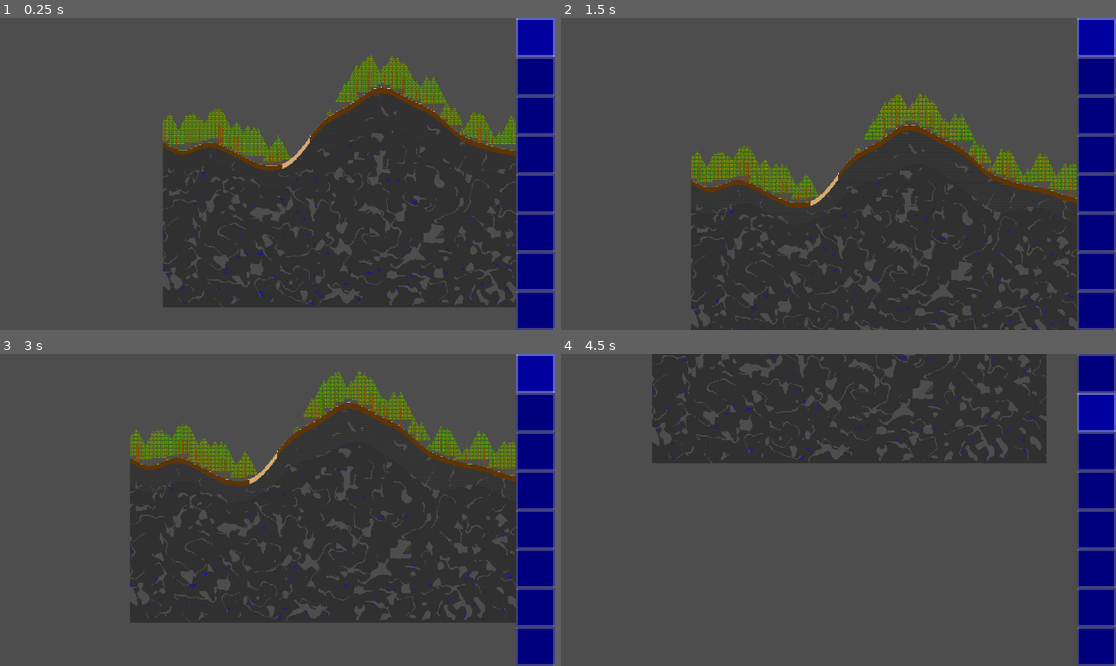
Above: before the commit, frames 1-4 (two rows, left to right).
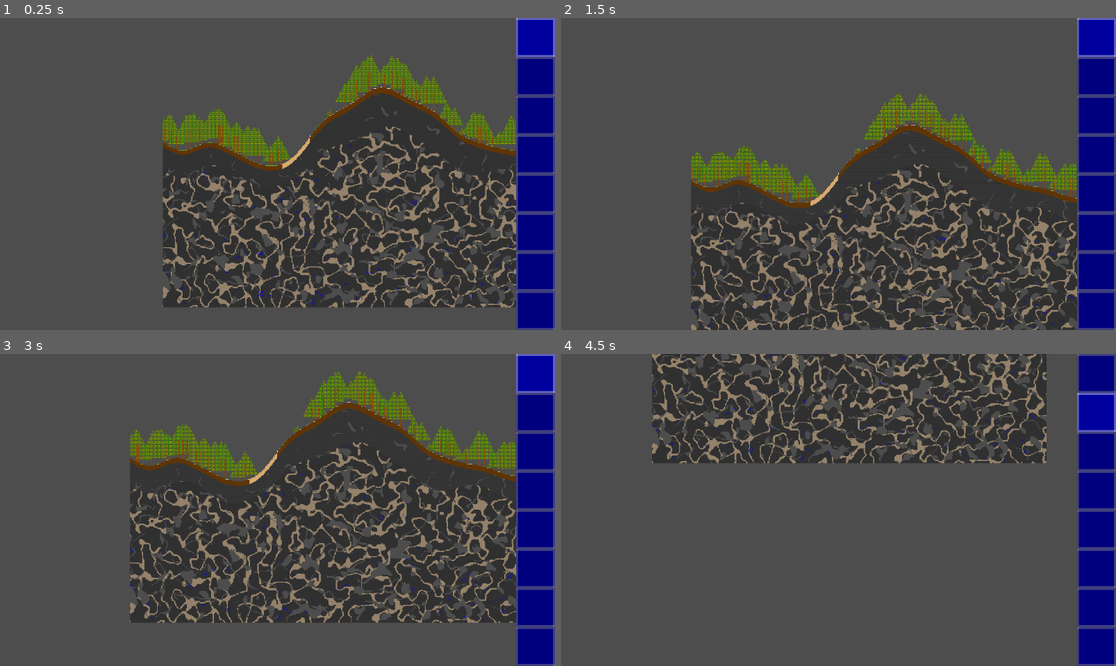
Above: after the commit, the same moments.

Repository: TwigGlenn4/BlockForge
Game: Godot game, scene res://scenes/GameScene/game_scene.tscn
Two runs of this game, one before a commit and one after it. Both use one fixed random seed, a clock stepped at 60 frames per second and the inputs below.
Inputs (mouse positions are in pixels of both pictures, inside the frame that each line leads up to):
- Up to frame 1 (0.25 s): no input
- Up to frame 2 (1.5 s): click (1093, 36) at 0.52 s; click (1093, 36) at 1.27 s
- Up to frame 3 (3 s): click (532, 372) at 2.02 s; tap Enter (ui_accept) at 2.75 s; move the mouse to (399, 494) at 2.77 s; hold Down (camera_pan_down) from 2.78 s (still down)
- Up to frame 4 (4.5 s): tap Enter (ui_accept) at 3.02, 3.77, 4.25 s; move the mouse to (727, 525) at 3.52 s; release Down (camera_pan_down) at 3.53 s; tap Left (camera_pan_left) at 3.6 s; move the mouse to (894, 441) at 4.27 s; hold Right (camera_pan_right) from 4.28 s (still down)

The runs differ from the first frame. In frame 1, 6.3% of the frame differs, in the area x 29-93%, y 34-93%; in frame 2, 6.2%; in frame 3, 6.8%, in the area x 23-93%, y 28-87%; in frame 4, 5.1%.

Commit message:
Added Limestone!  Also made freq a parameter to gen_steps_ores, so I could use the same function to generate different levels of 'stringiness'.
Co-authored-by: Cursor <cursoragent@cursor.com>

Diff:
--- a/assets/textures/main_tileset.tres
+++ b/assets/textures/main_tileset.tres
@@ -21,6 +21,7 @@
 8:0/0 = 0
 9:0/0 = 0
 10:0/0 = 0
+11:0/0 = 0
 
 [sub_resource type="TileSetAtlasSource" id="TileSetAtlasSource_omqh2"]
 texture = ExtResource("3_lrm22")
--- a/classes/tiles.gd
+++ b/classes/tiles.gd
@@ -28,6 +28,7 @@
 	# LEAVES = {atlas=5, sprite=Vector2i(9,0), id="blockforge:leaves"},
 	LEAVES = DataTile.new("blockforge:leaves", DataTexture.new("blockforge:leaves", TERRAIN_ATLAS, Vector2i(9,0))),
 	ORE_TIN = DataTile.new("blockforge:ore_tin", DataTexture.new("blockforge:ore_tin", TERRAIN_ATLAS, Vector2i(10,0))),
+	LIMESTONE = DataTile.new("blockforge:limestone", DataTexture.new("blockforge:limestone", TERRAIN_ATLAS, Vector2i(11,0))),
 }
 
 static var PORTAL_ATLAS = 2
--- a/classes/worldgen_settings.gd
+++ b/classes/worldgen_settings.gd
@@ -15,5 +15,6 @@
 const TREE_HEIGHT_MAX = 25
 
 
-static var CAVE_TUBE_REPLACABLE = [ DataTile.tile("blockforge:stone") ]
-static var CAVE_NOODLE_REPLACABLE = [ DataTile.tile("blockforge:stone"), DataTile.tile("blockforge:cobblestone") ]
+static var CAVE_TUBE_REPLACABLE = [ DataTile.tile("blockforge:stone"), DataTile.tile("blockforge:limestone") ]
+static var CAVE_NOODLE_REPLACABLE = [ DataTile.tile("blockforge:stone"), DataTile.tile("blockforge:cobblestone"), DataTile.tile("blockforge:limestone") ]
+static var STONE_REPLACABLE = [ DataTile.tile("blockforge:stone") ]
--- a/classes/worldgen_v2.gd
+++ b/classes/worldgen_v2.gd
@@ -157,9 +157,9 @@
 
 
 ### gen_steps_ores
-func gen_steps_ores( chunk_num:int, ore_name:String, ore_replacable, max_height:int, rarity:float, width:float, depth_factor:float ):
+func gen_steps_ores( chunk_num:int, ore_name:String, ore_replacable, max_height:int, rarity:float, width:float, depth_factor:float, freq:float = 0.04 ):
 	print("  Generating ores...")
-	var ore_noisegen = Helpers.create_noise( world.w_seed + ore_name.hash(), 0.04, 2 )
+	var ore_noisegen = Helpers.create_noise( world.w_seed + ore_name.hash(), freq, 2 )
 	var ore_noise = Helpers.noise_array_2d_offset(ore_noisegen, Vector2i(Chunk.WIDTH, Chunk.HEIGHT), Vector2i(chunk_num*Chunk.WIDTH, 0) )
 
 	# var chunk: Chunk = world.chunks[chunk_num]
@@ -206,10 +206,16 @@
 		var timer_terrain = Time.get_ticks_usec()
 		print("  Chunk %d: Terrain done in %.3fms." % [n, (timer_terrain-timer_start)/1000.0])
 
+		# Limestone veins before caves so noodles/tubes can cut through them
+		world.chunks[n] = chunk
+		var num_limestone: int = gen_steps_ores(n, "blockforge:limestone", WG_Settings.STONE_REPLACABLE, Chunk.HEIGHT, 0.45, 0.224, -0.5, 0.028)
+		var timer_limestone = Time.get_ticks_usec()
+		print("  Chunk %d: %d limestone placed in %.3fms." % [n, num_limestone, (timer_limestone-timer_terrain)/1000.0])
+
 		# Digging Caves
 		dig_caves(chunk)
 		var timer_caves = Time.get_ticks_usec()
-		print("  Chunk %d: Caves done in %.3fms." % [n, (timer_caves-timer_terrain)/1000.0])
+		print("  Chunk %d: Caves done in %.3fms." % [n, (timer_caves-timer_limestone)/1000.0])
 
 
 		world.chunks[n] = chunk
@@ -263,8 +269,8 @@
 		var timer_trees = Time.get_ticks_usec()
 		print("  Chunk %d: Trees done in %.3fms." % [n, (timer_trees-timer_s3)/1000.0])
 
-		# Ores
-		var num_ores: int = gen_steps_ores(n, "blockforge:ore_tin", WG_Settings.CAVE_TUBE_REPLACABLE, 256, -0.5, 0.12, 1.5)
+		# Ores (stone only — limestone is a separate soft-stone pass)
+		var num_ores: int = gen_steps_ores(n, "blockforge:ore_tin", WG_Settings.STONE_REPLACABLE, 256, -0.5, 0.12, 1.5)
 
 		var timer_ores = Time.get_ticks_usec()
 		print("  Chunk %d: %d ores placed in %.3fms." % [n, num_ores, (timer_ores-timer_trees)/1000.0])
Binary file changed: assets/textures/atlas/terrain.png
Binary file added: assets/textures/raw/terrain/limestone.png
Not shown, changed: assets/textures/raw/terrain/atlas_terrain.py
